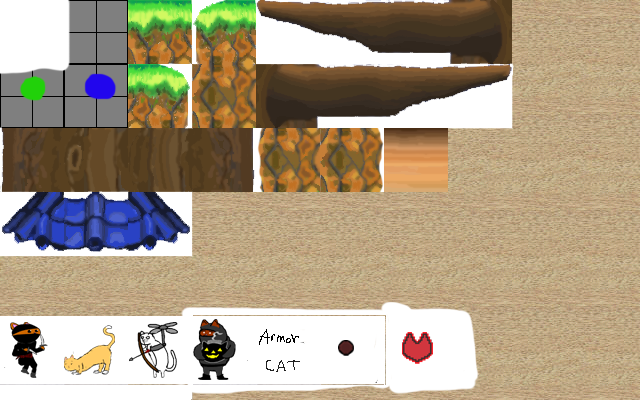
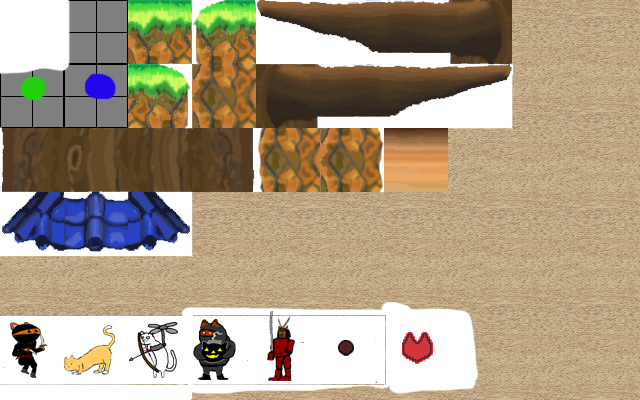
Layers edited between the first and the second 640×400 image:
painted on "Layer 1" over [259, 311, 295, 381]
painted on "Layer 0" over [259, 311, 300, 380]
